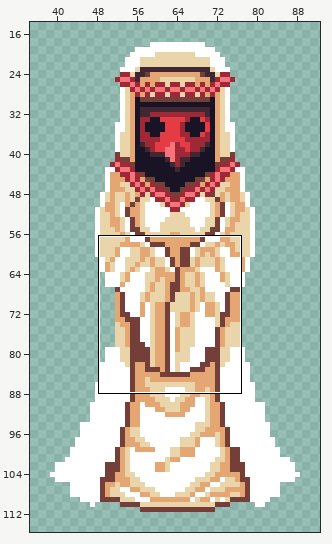
Two versions of one pixel-art file, Sprites/Enemy_Sprites/Cult Lady/Cult_lady.ase. The first picture is a wide view before the edit; the outline marks the close-up.
Close-up. Before:
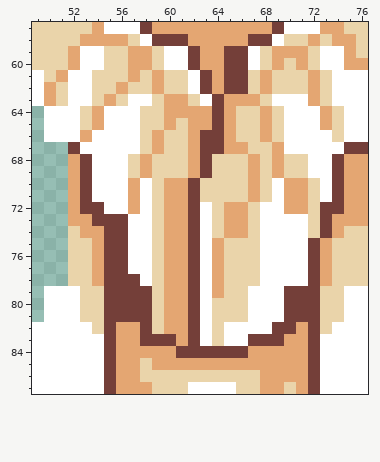
128x128 pixels, 1 frame. Shown: x 49..76, y 57..87. The wide view leaves out empty margins. The commit also changed other parts of the picture, which this record leaves out.
The same view after the edit:
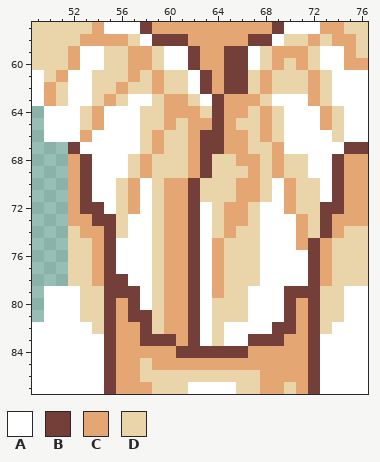
Palette (. is transparent): A #ffffff  B #743f39  C #e4a672  D #ead4aa
The edit:
Layer "Head":
Colour A replaces colour B in rows 75 to 77 at x 56; in row 78 at x 57; in rows 79 to 80 at x 58.
Colour C replaces colour A in rows 73 to 75 at x 71.
Colour C replaces colour B in rows 80 to 81 at x 56 and 71.
Colour C replaces colour D in row 64 at x 66; in row 66 at x 66; in row 68 at x 66; in rows 70 to 71 at x 66.
Colour D replaces colour A in rows 70 to 72 at x 56.
Colour D replaces colour B in rows 73 to 74 at x 56.
Colour D replaces colour C in row 64 at x 63; in rows 70 to 72 at x 71; in row 74 at x 66.
